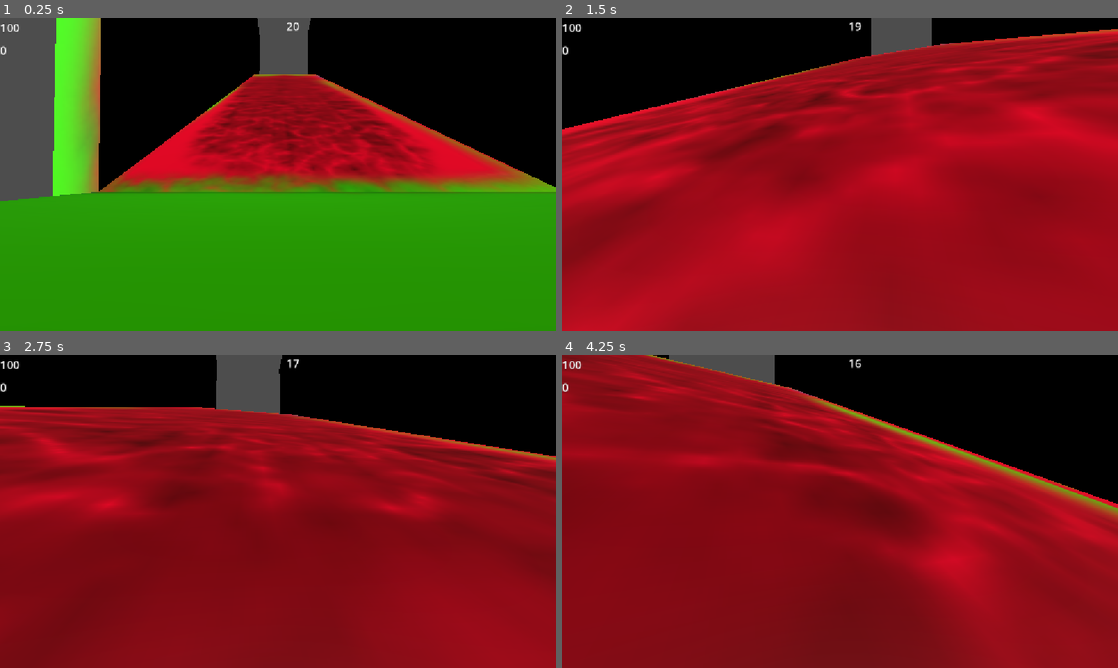
Above: before the commit, frames 1-4 (two rows, left to right).
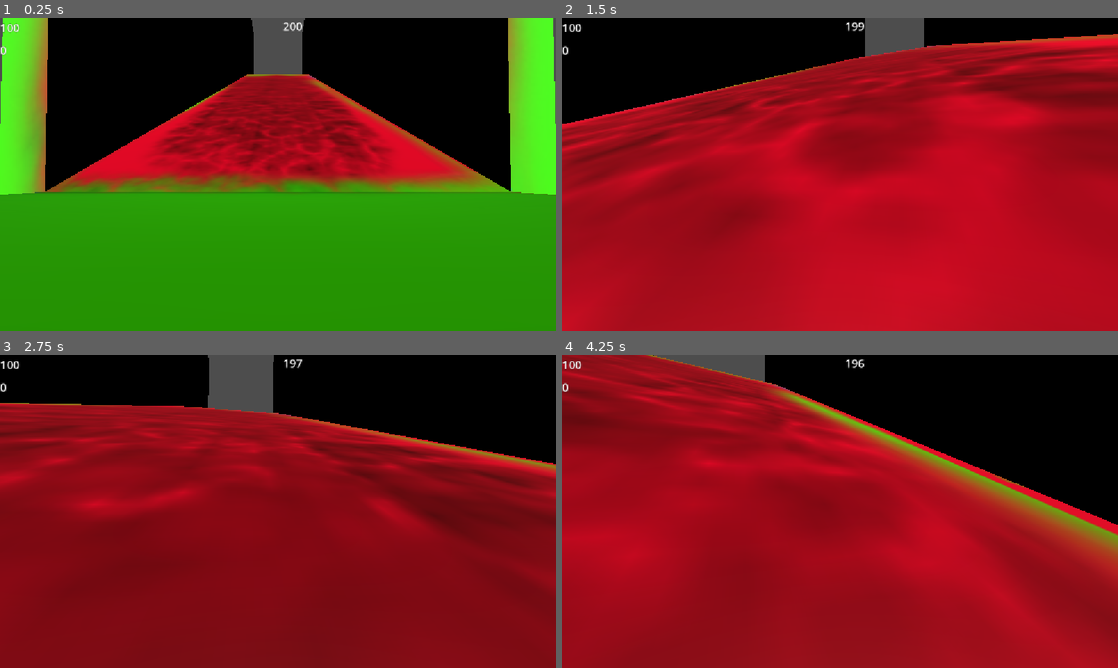
Above: after the commit, the same moments.

Repository: joeclarke9951/running-up-that-hill
Game: Godot game, scene res://Scenes/gameplay_scene.tscn
The game is run twice, just before and just after one commit, with the same random seed, the same clock (stepped at 60 frames per second) and the same inputs.
Inputs (mouse positions are in pixels of both pictures, inside the frame that each line leads up to):
- Up to frame 1 (0.25 s): no input
- Up to frame 2 (1.5 s): tap Enter at 0.5 s; move the mouse to (867, 174) at 0.52 s; hold Shift (sprint) 0.53-1.28 s; hold W (forward) from 0.53 s (still down); tap Space (jump) at 0.77 s; move the mouse to (812, 174) at 1.27 s; tap Shift (sprint) at 1.35 s
- Up to frame 3 (2.75 s): keep holding W (forward); tap Space (jump) at 1.52 s; move the mouse to (289, 505) at 2.02 s; hold Shift (sprint) from 2.03 s (still down)
- Up to frame 4 (4.25 s): keep holding W (forward); move the mouse to (834, 517) at 2.77 s; release Shift (sprint) at 2.78 s; tap Shift (sprint) at 2.85 s; tap Space (jump) at 3.02, 3.77 s; move the mouse to (878, 514) at 3.52 s; hold Shift (sprint) from 3.53 s (still down); tap ` (debug, bound only after the commit) at 4.15 s

The runs differ from the first frame. In frame 1, 25% of the frame differs, in the area x 0-100%, y 0-59%; in frame 2, 40%; in frame 3, 15%; in frame 4, 42%, in the area x 0-100%, y 0-100%.

Commit message:
added basic item spawn that triggers when the backtick button is pressed

Diff:
--- /dev/null
+++ b/Assets/Materials/trash_physics_material.tres
@@ -0,0 +1,4 @@
+[gd_resource type="PhysicsMaterial" format=3 uid="uid://cyhwtedf5nmpb"]
+
+[resource]
+bounce = 0.5
--- a/Autoloads/gamemanager.gd
+++ b/Autoloads/gamemanager.gd
@@ -6,7 +6,8 @@
 var viewport_width = 1152
 var viewport_height = 648
 
-var round_time_seconds = 20
+var round_time_seconds = 200
+var gravity = -9.8
 
 func respawn(player:Player):
 	if player:
--- /dev/null
+++ b/PackedScenes/basic-trash-object.tscn
@@ -0,0 +1,19 @@
+[gd_scene format=3 uid="uid://c3lfu4qifr4ti"]
+
+[ext_resource type="PhysicsMaterial" uid="uid://cyhwtedf5nmpb" path="res://Assets/Materials/trash_physics_material.tres" id="1_jk50y"]
+
+[sub_resource type="BoxShape3D" id="BoxShape3D_vek3k"]
+size = Vector3(5, 5, 5)
+
+[sub_resource type="BoxMesh" id="BoxMesh_vek3k"]
+size = Vector3(5, 5, 5)
+
+[node name="BasicTrashObject" type="RigidBody3D" unique_id=1786963577]
+mass = 150.0
+physics_material_override = ExtResource("1_jk50y")
+
+[node name="BasicTrashCollision" type="CollisionShape3D" parent="." unique_id=1070921279]
+shape = SubResource("BoxShape3D_vek3k")
+
+[node name="BasicTrashMesh" type="MeshInstance3D" parent="." unique_id=1644854024]
+mesh = SubResource("BoxMesh_vek3k")
--- a/SceneElements/player_body.gd
+++ b/SceneElements/player_body.gd
@@ -1,6 +1,5 @@
 class_name Player extends CharacterBody3D
 
-var gravity = -9.8
 @export var move_speed = 10
 @export var jump_speed = 5
 @export var sprint_speed = 18
@@ -17,7 +16,7 @@
 	Input.mouse_mode = Input.MOUSE_MODE_CAPTURED
 
 func _physics_process(delta: float) -> void:
-	velocity.y += gravity * delta
+	velocity.y += GameManager.gravity * delta
 	var input = Input.get_vector("left","right","forward","backward")
 	var direction = transform.basis * Vector3(input.x, 0, input.y)
 	var speed = sprint_speed if Input.is_action_pressed("sprint") else move_speed
--- a/Scenes/gameplay_scene.tscn
+++ b/Scenes/gameplay_scene.tscn
@@ -7,6 +7,7 @@
 [ext_resource type="PackedScene" uid="uid://cx3h4nnqqpey5" path="res://PackedScenes/basic-level-model.tscn" id="4_uwf40"]
 [ext_resource type="Script" uid="uid://c5cvu8ois1il3" path="res://SceneElements/death_volume.gd" id="5_ykw5v"]
 [ext_resource type="Script" uid="uid://co0cgvpoprust" path="res://SceneElements/win_volume.gd" id="6_u0hpe"]
+[ext_resource type="Script" uid="uid://cst3duee3xyh8" path="res://Scenes/trash_spawn.gd" id="8_6ksri"]
 
 [sub_resource type="CapsuleShape3D" id="CapsuleShape3D_vek3k"]
 
@@ -129,6 +130,10 @@
 transform = Transform3D(1, 0, 0, 0, 1, 0, 0, 0, 1, 0, -0.82618713, 0)
 shape = SubResource("BoxShape3D_vek3k")
 
+[node name="TrashSpawn" type="Node3D" parent="." unique_id=567859624]
+transform = Transform3D(1, 0, 0, 0, 1, 0, 0, 0, 1, 0, 58.264153, -80)
+script = ExtResource("8_6ksri")
+
 [connection signal="timeout" from="PlayerBody/PlayerCamera/UI/GameTimer" to="PlayerBody/PlayerCamera/UI" method="_on_game_timer_timeout"]
 [connection signal="button_down" from="PlayerBody/PlayerCamera/PauseMenu/ResumeButton" to="PlayerBody/PlayerCamera/PauseMenu" method="_on_resume_button_button_down"]
 [connection signal="button_down" from="PlayerBody/PlayerCamera/PauseMenu/QuitButton" to="PlayerBody/PlayerCamera/PauseMenu" method="_on_quit_button_button_down"]
--- /dev/null
+++ b/Scenes/trash_spawn.gd
@@ -0,0 +1,23 @@
+extends Node3D
+
+# preload the trash object(s)
+# write a function to spawn them in at the spawn position
+# eventually either make several spawns or a range of spawns
+	# different objects will have different dimensions, if you use a Range you'll need to account for sizes
+	# different Ranges that can each only spawn one object? and choose between them when it's time to spawn something?
+	# calculate the range dynamically before the object appears?
+
+var trash:Array[PackedScene] = [null]
+
+func _ready() -> void:
+	trash[0] = preload("res://PackedScenes/basic-trash-object.tscn")
+
+func _process(delta: float) -> void:
+	if Input.is_action_just_pressed("debug"):
+		spawn_trash(0)
+
+func spawn_trash(num:int):
+	var t:Node3D = trash[num].instantiate()
+	t.position = Vector3(0, 10, -5)
+	t.rotation = Vector3(randf(),randf(),randf())
+	add_child(t)
--- a/project.godot
+++ b/project.godot
@@ -68,6 +68,11 @@
 "events": [Object(InputEventKey,"resource_local_to_scene":false,"resource_name":"","device":-1,"window_id":0,"alt_press …(195 unchanged characters)…
 ]
 }
+debug={
+"deadzone": 0.2,
+"events": [Object(InputEventKey,"resource_local_to_scene":false,"resource_name":"","device":-1,"window_id":0,"alt_pressed":false,"shift_pressed":false,"ctrl_pressed":false,"meta_pressed":false,"pressed":false,"keycode":0,"physical_keycode":96,"key_label":0,"unicode":96,"location":0,"echo":false,"script":null)
+]
+}
 
 [physics]
 
Binary file changed: Assets/Models/runninghill-basic-level.glb
Not shown, added: Scenes/trash_spawn.gd.uid
